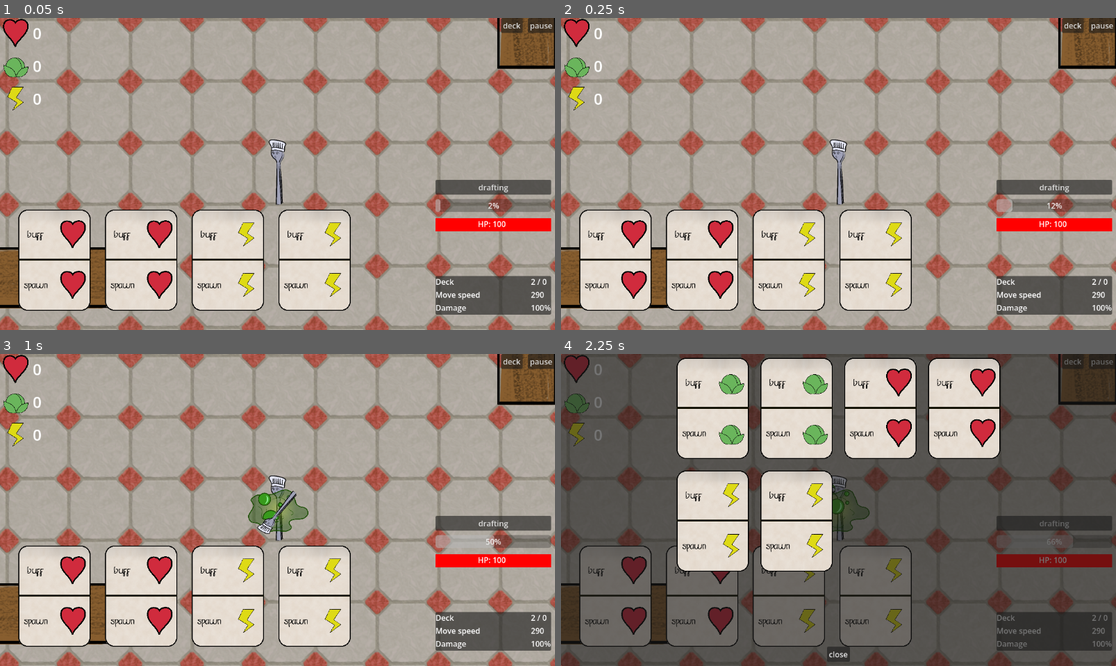
Above: before the commit, frames 1-4 (two rows, left to right).
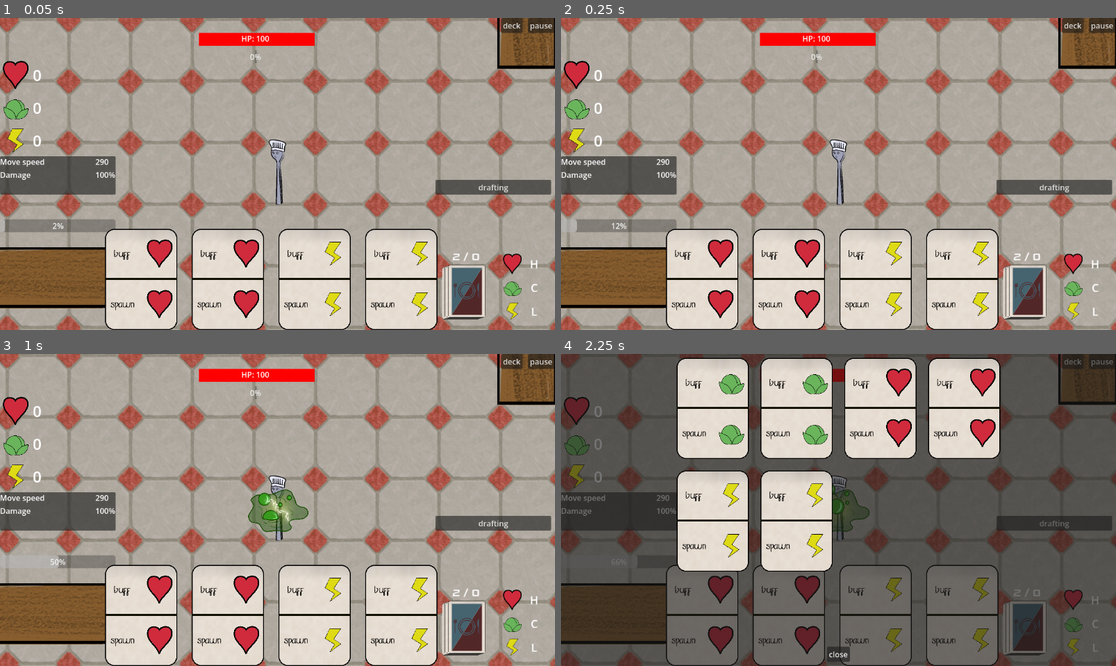
Above: after the commit, the same moments.

Repository: Lobbsterwaffles/Brocci
Game: Godot game, scene res://rootly.tscn
Same seed, same stepped clock (60 frames per second), same inputs: the game is played once before the commit and once after it.
Inputs (mouse positions are in pixels of both pictures, inside the frame that each line leads up to):
- Up to frame 1 (0.05 s): no input
- Up to frame 2 (0.25 s): no input
- Up to frame 3 (1 s): click (55, 597) at 0.52 s
- Up to frame 4 (2.25 s): click "deck" at 1.25 s; click (710, 407) at 2.02 s

The runs differ from the first frame. In frame 1, 26% of the frame differs, in the area x 0-100%, y 0-100%; in frame 2, 26%; in frame 3, 26%; in frame 4, 15%.

Commit message:
hud edits

Diff:
--- a/Sprites/Effects/zap_frames.tres
+++ b/Sprites/Effects/zap_frames.tres
@@ -1,15 +1,20 @@
 [gd_resource type="SpriteFrames" format=3 uid="uid://bpuxvo2pfymhs"]
 
-[ext_resource type="Texture2D" uid="uid://3ki1cst3luyj" path="res://Sprites/Characters/jump1.png" id="1_mmegn"]
+[ext_resource type="Texture2D" uid="uid://cctdvqe518kev" path="res://Sprites/Effects/zap0.png" id="1_ife8y"]
+[ext_resource type="Texture2D" uid="uid://xn03ivfy40sm" path="res://Sprites/Effects/zap1.png" id="2_25n2e"]
+[ext_resource type="Texture2D" uid="uid://blm7ytvspwjal" path="res://Sprites/Effects/zap2.png" id="3_6oqo3"]
 
 [resource]
 animations = [{
 "frames": [{
 "duration": 1.0,
-"texture": ExtResource("1_mmegn")
+"texture": ExtResource("1_ife8y")
 }, {
 "duration": 1.0,
-"texture": ExtResource("1_mmegn")
+"texture": ExtResource("2_25n2e")
+}, {
+"duration": 1.0,
+"texture": ExtResource("3_6oqo3")
 }],
 "loop": true,
 "name": &"default",
--- a/bone.tscn
+++ b/bone.tscn
@@ -19,3 +19,4 @@
 [node name="AnimatedSprite2D" type="AnimatedSprite2D" parent="." unique_id=1593792885]
 scale = Vector2(0.39705753, 0.39705753)
 sprite_frames = ExtResource("2_jhw1f")
+frame_progress = 0.55165845
--- a/hud.tscn
+++ b/hud.tscn
@@ -3,9 +3,13 @@
 [ext_resource type="Texture2D" uid="uid://becmadsvynef3" path="res://Sprites/heart.png" id="1_8sq4i"]
 [ext_resource type="Texture2D" uid="uid://crj4enkfd0l57" path="res://Sprites/cabbage.png" id="2_640wx"]
 [ext_resource type="Texture2D" uid="uid://brqiw81igk8ig" path="res://Sprites/lihgtning.png" id="3_a2258"]
+[ext_resource type="Theme" uid="uid://casqdwho1ldl8" path="res://UI/menu_theme.tres" id="4_a2258"]
+[ext_resource type="Texture2D" uid="uid://bcqtk4sy8etw0" path="res://UI/deck.png" id="5_1xsix"]
 
 [sub_resource type="StyleBoxFlat" id="StyleBoxFlat_n2snw"]
 bg_color = Color(1, 0, 0, 1)
+
+[sub_resource type="Theme" id="Theme_rftc2"]
 
 [node name="hud" type="Control" unique_id=1462350320]
 layout_mode = 3
@@ -19,35 +23,32 @@
 [node name="ProgressBar" type="ProgressBar" parent="." unique_id=1286720724]
 layout_mode = 1
 anchors_preset = -1
-anchor_left = 0.7847222
-anchor_top = -1.0
-anchor_right = 0.9930556
-anchor_bottom = -0.8014706
+anchor_top = -0.6911765
+anchor_right = 0.20833333
+anchor_bottom = -0.49264705
 grow_horizontal = 2
 grow_vertical = 0
 metadata/_edit_use_anchors_ = true
 
 [node name="card_container" type="HBoxContainer" parent="." unique_id=371928176]
 layout_mode = 1
-anchors_preset = 12
-anchor_top = 1.0
-anchor_right = 1.0
+anchors_preset = -1
+anchor_left = 0.21276368
+anchor_top = -0.1764706
+anchor_right = 0.7647569
 anchor_bottom = 1.0
-offset_left = 38.0
-offset_top = -289.0
-offset_right = -271.0
 grow_horizontal = 2
 grow_vertical = 0
 theme_override_constants/separation = 30
+metadata/_edit_use_anchors_ = true
 
 [node name="card_hero" type="VBoxContainer" parent="." unique_id=1818059824]
 layout_mode = 1
 anchors_preset = -1
-anchor_left = 0.7777778
-anchor_top = -2.8235295
-anchor_right = 0.9578334
-anchor_bottom = -0.41135293
-offset_bottom = -0.055999756
+anchor_left = 0.036458332
+anchor_top = -1.0
+anchor_right = 0.15277778
+anchor_bottom = 0.5580471
 alignment = 1
 metadata/_edit_use_anchors_ = true
 
@@ -65,12 +66,13 @@
 metadata/_edit_use_anchors_ = true
 
 [node name="health_bar" type="ProgressBar" parent="." unique_id=1300139619]
-layout_mode = 1
-anchors_preset = -1
-anchor_left = 0.7847222
-anchor_top = -0.706353
-anchor_right = 0.99288887
-anchor_bottom = -0.50735295
+unique_name_in_owner = true
+layout_mode = 1
+anchors_preset = -1
+anchor_left = 0.35850695
+anchor_top = -3.5372355
+anchor_right = 0.5666736
+anchor_bottom = -3.3382354
 offset_top = 0.06401062
 offset_right = 0.19198608
 theme_override_styles/fill = SubResource("StyleBoxFlat_n2snw")
@@ -81,10 +83,10 @@
 [node name="health_lbl" type="Label" parent="." unique_id=521148478]
 layout_mode = 1
 anchors_preset = -1
-anchor_left = 0.8612778
-anchor_top = -0.7058824
-anchor_right = 0.9171111
-anchor_bottom = -0.53635293
+anchor_left = 0.43506253
+anchor_top = -3.5367646
+anchor_right = 0.49089587
+anchor_bottom = -3.3672352
 offset_left = -0.1920166
 offset_right = -0.51200867
 offset_bottom = -0.055992126
@@ -115,25 +117,14 @@
 [node name="PanelContainer" type="PanelContainer" parent="." unique_id=1948235415]
 layout_mode = 1
 anchors_preset = -1
-anchor_left = 0.7847222
-anchor_top = 0.1764706
-anchor_right = 0.9930556
-anchor_bottom = 0.7647059
+anchor_top = -1.6544118
+anchor_right = 0.20833333
+anchor_bottom = -1.0661764
 metadata/_edit_use_anchors_ = true
 
 [node name="GridContainer" type="GridContainer" parent="PanelContainer" unique_id=370635663]
 layout_mode = 2
 columns = 2
-
-[node name="Label" type="Label" parent="PanelContainer/GridContainer" unique_id=490739994]
-layout_mode = 2
-size_flags_horizontal = 3
-text = "Deck"
-
-[node name="lbl_deck" type="Label" parent="PanelContainer/GridContainer" unique_id=60099378]
-unique_name_in_owner = true
-layout_mode = 2
-text = "X/Y"
 
 [node name="Label3" type="Label" parent="PanelContainer/GridContainer" unique_id=204652363]
 layout_mode = 2
@@ -154,12 +145,65 @@
 layout_mode = 2
 text = "XYZ"
 
+[node name="Rat_resources" type="GridContainer" parent="." unique_id=1701456305]
+layout_mode = 0
+anchor_left = 0.9027778
+anchor_top = -0.1764706
+anchor_right = 0.9704861
+anchor_bottom = 0.88880044
+offset_right = 29.677612
+offset_bottom = 55.12314
+scale = Vector2(0.7243843, 0.7243843)
+columns = 2
+metadata/_edit_use_anchors_ = true
+
+[node name="TextureRect" type="TextureRect" parent="Rat_resources" unique_id=862261775]
+layout_mode = 2
+size_flags_horizontal = 3
+texture = ExtResource("1_8sq4i")
+stretch_mode = 4
+
+[node name="lbl_rat_heart" type="Label" parent="Rat_resources" unique_id=873659141]
+layout_mode = 2
+size_flags_horizontal = 4
+size_flags_vertical = 1
+theme_override_font_sizes/font_size = 32
+text = "H"
+vertical_alignment = 1
+
+[node name="TextureRect2" type="TextureRect" parent="Rat_resources" unique_id=1934577502]
+layout_mode = 2
+texture = ExtResource("2_640wx")
+stretch_mode = 4
+
+[node name="lbl_rat_cabbage" type="Label" parent="Rat_resources" unique_id=1260874296]
+layout_mode = 2
+size_flags_horizontal = 4
+size_flags_vertical = 1
+theme_override_font_sizes/font_size = 32
+text = "C"
+vertical_alignment = 1
+
+[node name="TextureRect3" type="TextureRect" parent="Rat_resources" unique_id=2136400756]
+layout_mode = 2
+texture = ExtResource("3_a2258")
+stretch_mode = 4
+
+[node name="lbl_rat_lightning" type="Label" parent="Rat_resources" unique_id=854448631]
+layout_mode = 2
+size_flags_horizontal = 4
+size_flags_vertical = 1
+theme_override_font_sizes/font_size = 32
+text = "L"
+vertical_alignment = 1
+
 [node name="player_resources" type="GridContainer" parent="." unique_id=290481965]
 layout_mode = 0
-offset_top = -512.0
-offset_right = 96.0
-offset_bottom = -312.0
+anchor_top = -3.125
+anchor_right = 0.083333336
+anchor_bottom = -1.6544118
 columns = 2
+metadata/_edit_use_anchors_ = true
 
 [node name="TextureRect" type="TextureRect" parent="player_resources" unique_id=1480120768]
 layout_mode = 2
@@ -212,3 +256,46 @@
 anchor_bottom = -1.0661764
 text = "drafting"
 metadata/_edit_use_anchors_ = true
+
+[node name="Deck" type="GridContainer" parent="." unique_id=1249496754]
+layout_mode = 0
+anchor_left = 0.7647569
+anchor_top = -0.1764706
+anchor_right = 0.906614
+anchor_bottom = 1.0251417
+offset_right = -30.419312
+offset_bottom = -18.419281
+scale = Vector2(0.31917825, 0.31917825)
+theme = ExtResource("4_a2258")
+metadata/_edit_use_anchors_ = true
+
+[node name="TextureRect" type="TextureRect" parent="Deck" unique_id=1862551234]
+layout_mode = 2
+texture = ExtResource("5_1xsix")
+
+[node name="lbl_deck" type="Label" parent="Deck/TextureRect" unique_id=1979500990]
+unique_name_in_owner = true
+layout_mode = 0
+offset_left = 166.05142
+offset_right = 220.27829
+offset_bottom = 14.999996
+scale = Vector2(3.9288073, 3.9288073)
+theme = SubResource("Theme_rftc2")
+text = "X/Y"
+horizontal_alignment = 1
+
+[node name="ProgressBar2" type="ProgressBar" parent="." unique_id=1391239447]
+layout_mode = 0
+offset_left = 529.0
+offset_top = -445.0
+offset_right = 533.0
+offset_bottom = -418.0
+
+[node name="TextureProgressBar" type="TextureProgressBar" parent="." unique_id=2080021181]
+layout_mode = 0
+offset_left = 254.0
+offset_top = -8.999998
+offset_right = 294.0
+offset_bottom = 31.000002
+scale = Vector2(1.9404256, 1.9404256)
+fill_mode = 4
--- a/rootly.gd
+++ b/rootly.gd
@@ -28,7 +28,7 @@
 	for i in range(n):
 		var e = scn.instantiate()
 		var angle = 2 * PI * randf()
-		var radius = 200 + 20 * randf()
+		var radius = 400 + 20 * randf()
 		e.position = %Player.position + radius * Vector2(cos(angle), sin(angle))
 		e.die.connect(func(pos): spawn_xporb(pos, scn, xporb_effect))
 		add_child(e)
Binary file added: UI/deck.png
Not shown, added: UI/deck.png.import
